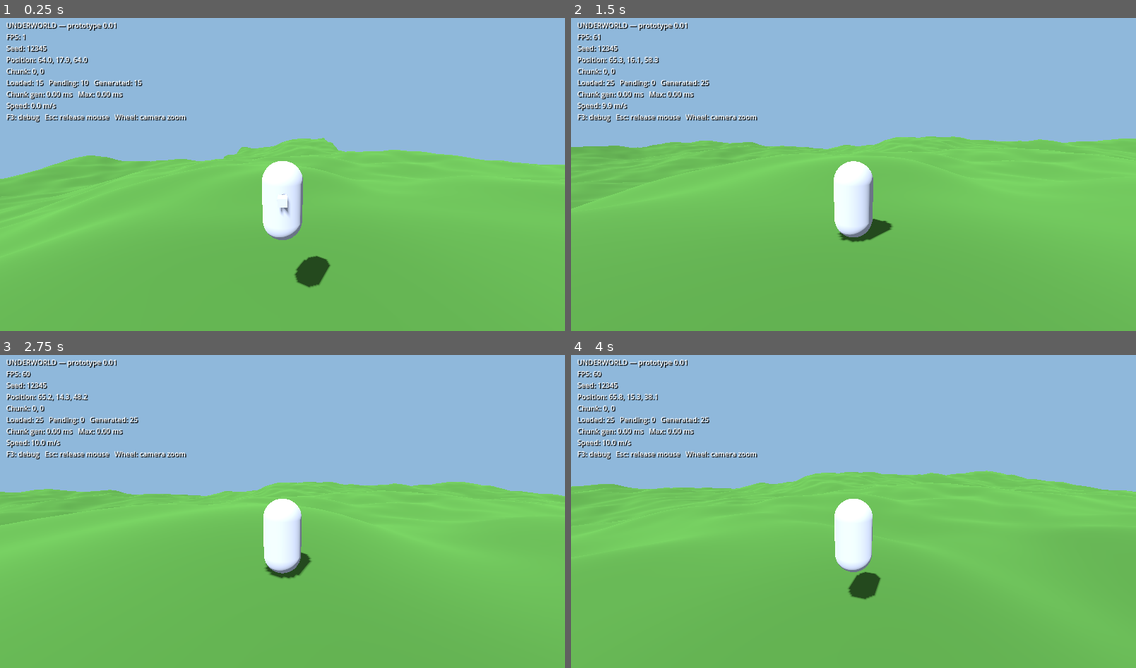
Above: before the commit, frames 1-4 (two rows, left to right).
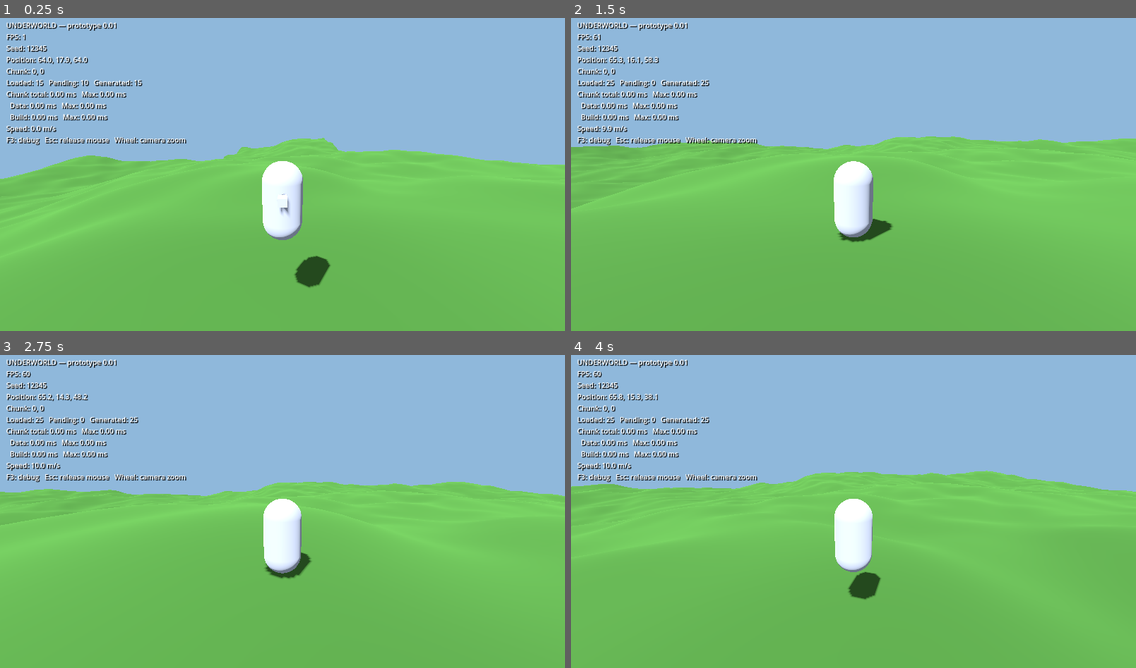
Above: after the commit, the same moments.

Repository: KevinRabbe/underworld
Game: Godot game, scene res://game/game.tscn
The game is run twice, just before and just after one commit, with the same random seed, the same clock (stepped at 60 frames per second) and the same inputs.
Inputs (mouse positions are in pixels of both pictures, inside the frame that each line leads up to):
- Up to frame 1 (0.25 s): no input
- Up to frame 2 (1.5 s): tap Enter at 0.5 s; move the mouse to (881, 171) at 0.52 s; hold Shift (sprint) 0.53-1.28 s; hold W (move_forward) from 0.53 s (still down); tap Space (jump) at 0.77, 1.25 s; move the mouse to (825, 174) at 1.27 s; tap Shift (sprint) at 1.35 s
- Up to frame 3 (2.75 s): keep holding W (move_forward); tap Space (jump) at 1.52 s; move the mouse to (293, 505) at 2.02 s; hold Shift (sprint) from 2.03 s (still down)
- Up to frame 4 (4 s): keep holding W (move_forward); tap Enter at 2.75 s; move the mouse to (847, 514) at 2.77 s; release Shift (sprint) at 2.78 s; tap Shift (sprint) at 2.85 s; tap Space (jump) at 3.02, 3.77 s; move the mouse to (893, 514) at 3.52 s; hold Shift (sprint) from 3.53 s (still down)

The runs differ from the first frame. In frame 1, 1.5% of the frame differs, in the area x 1-33%, y 23-41%; in frame 2, 1.5%; in frame 3, 1.5%; in frame 4, 1.5%.

Commit message:
Show terrain data and chunk build timings

Diff:
--- a/game/debug_hud.gd
+++ b/game/debug_hud.gd
@@ -62,9 +62,17 @@
 			world.get_pending_chunk_count(),
 			world.get_total_chunks_generated()
 		]
-		+ "Chunk gen: %.2f ms   Max: %.2f ms\n" % [
+		+ "Chunk total: %.2f ms   Max: %.2f ms\n" % [
 			world.get_last_generation_ms(),
 			world.get_max_generation_ms()
+		]
+		+ "  Data: %.2f ms   Max: %.2f ms\n" % [
+			world.get_last_data_generation_ms(),
+			world.get_max_data_generation_ms()
+		]
+		+ "  Build: %.2f ms   Max: %.2f ms\n" % [
+			world.get_last_chunk_build_ms(),
+			world.get_max_chunk_build_ms()
 		]
 		+ "Speed: %.1f m/s\n" % speed
 		+ "F3: debug   Esc: release mouse   Wheel: camera zoom"
